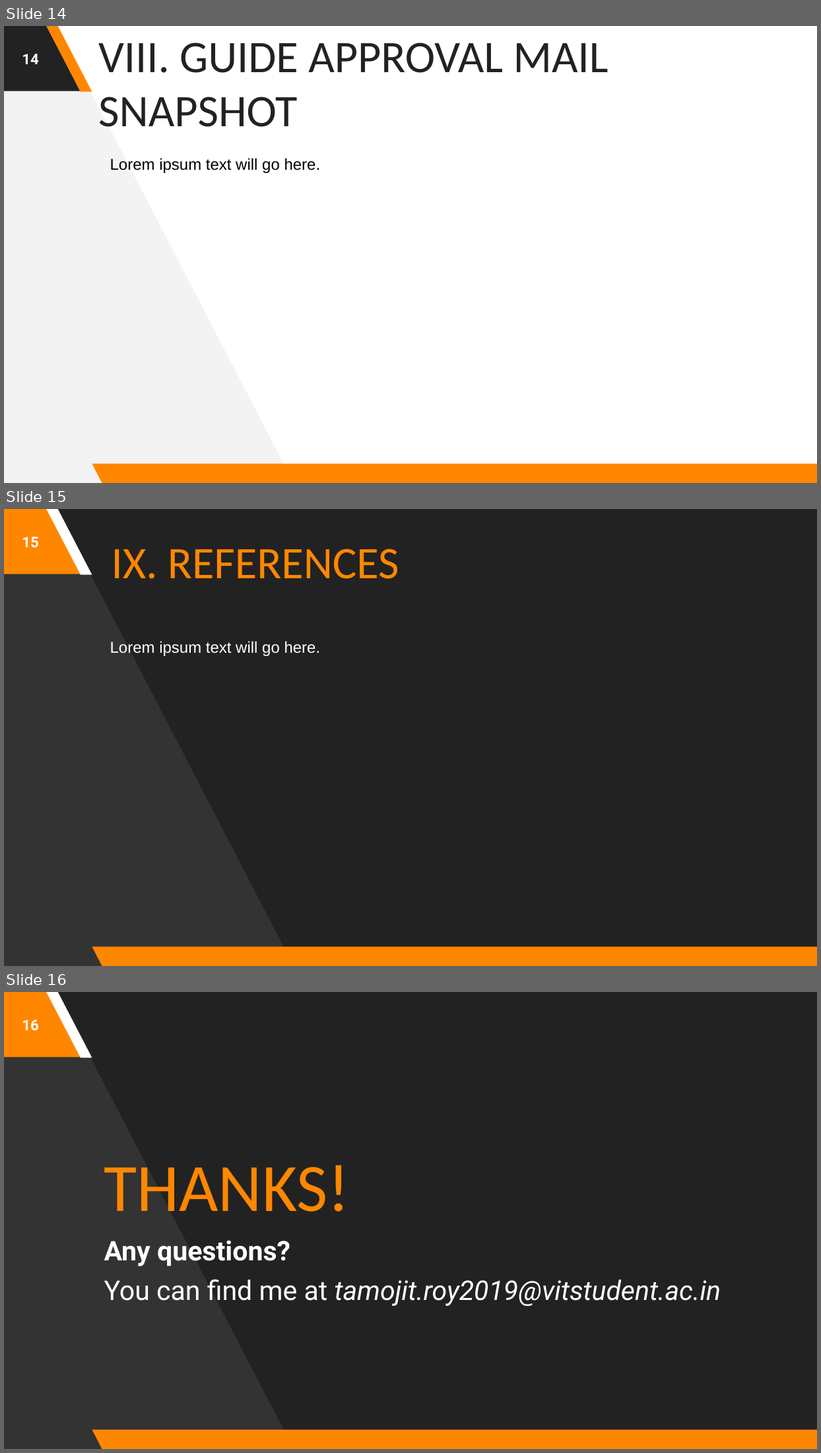
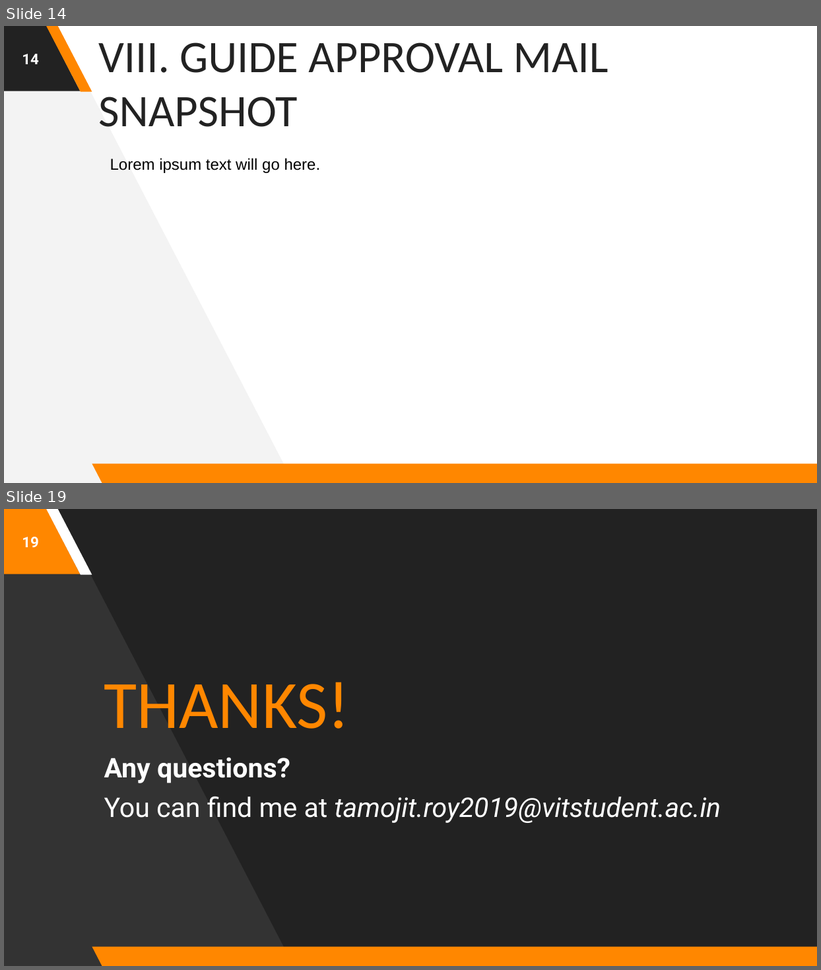
Before and after one commit to astrodestroyergithub/Divvy-Bike-Share, a slide deck: PPTS/19BCE1156_Tamojit_Roy_Capstone_Project_B.Tech_CSE_2019-23_Review-1.pptx. Shown one above the other, each under a label of ours: slides 14, 15 and 16 before the commit, slides 14 and 19 after it; the slides between them are not shown. The pictures are 821x1453 and 821x970 pixels, drawn with LibreOffice and Linux fonts; fonts in the diff are those of the drawing. Boxes give left, top, right and bottom in pixels: in the first picture for what was removed or moved away, otherwise in the second. Text is boxed around its words. In the diff, an @@ line names an element or a change of style, - is before the commit and + after.

```diff
--- a/PPTS/19BCE1156_Tamojit_Roy_Capstone_Project_B.Tech_CSE_2019-23_Review-1.pptx
+++ b/PPTS/19BCE1156_Tamojit_Roy_Capstone_Project_B.Tech_CSE_2019-23_Review-1.pptx
@@ slide 15 removed at (4,509,817,966), background #222222; not listed: 4 template elements that a slide beside it also shows @@
@@ page number removed at (22,537,38,548) @@
-15
@@ title removed at (112,549,399,579) @@
-IX. REFERENCES
@@ text removed at (110,641,321,656) @@
-Lorem ipsum text will go here.
@@ what was slide 16 is now slide 19 @@
@@ page number at (22,537,38,547): text changed @@
-16
+19
```
Also in this commit, not shown: 4 slides changed, 4 slides added, 1 other file.
